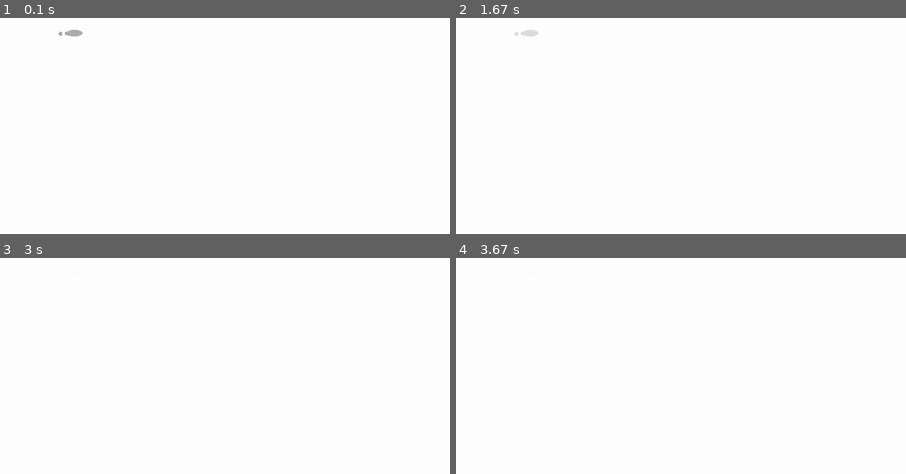
Above: before the commit, frames 1-4 (two rows, left to right).
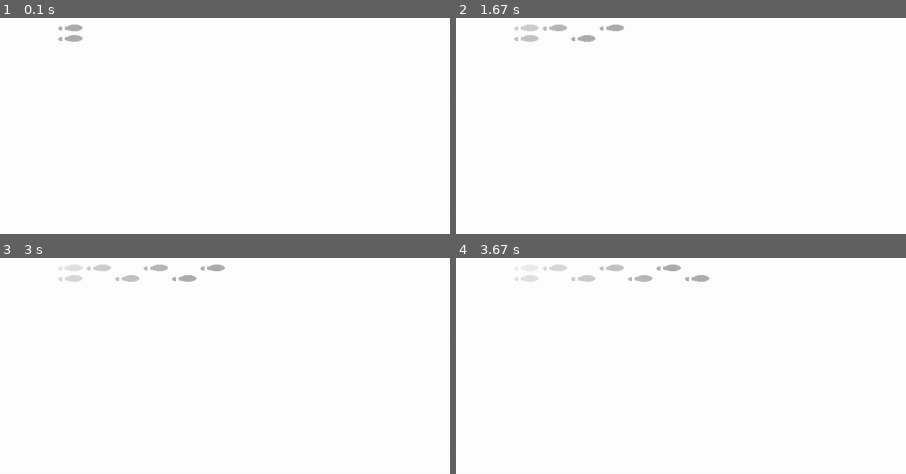
Above: after the commit, the same moments.

Repository: RumbosN/IA_Videojuegos
Game: pygame game, started from huella.py
Same seed, same stepped clock (60 frames per second), same inputs: the game is played once before the commit and once after it.
Inputs:
- Up to frame 1 (0.1 s): no input
- Up to frame 2 (1.67 s): hold Right 0.33-0.8 s; hold Right 0.83-1.3 s; hold Right from 1.33 s (still down)
- Up to frame 3 (3 s): release Right at 1.97 s; hold Right 2-2.47 s; hold Right 2.5-2.97 s
- Up to frame 4 (3.67 s): hold Right 3-3.63 s
The pictures show only the part of the screen within x 0-50%, y 0-50%; the shares and areas given below are measured in that part.
In our replay, the window is 900x473 before the commit and 900x483 after it. These sizes can differ from the game's own. Grey fills any space a smaller window leaves; there, only what the larger window draws over its background counts as a difference.

The runs differ from the first frame. In frame 1, 0.3% of the frame differs, in the area x 12-19%, y 2-12%; in frame 2, 0.6%; in frame 3, 0.8%, in the area x 12-50%, y 2-12%; in frame 4, 0.8%.

Commit message:
se mueve para la derecha

Diff:
--- a/huella.py
+++ b/huella.py
@@ -1,12 +1,13 @@
 import pygame, sys
 from pygame.locals import *
+from math import ceil
 
 def porCiento(valor, porcentaje):
 	return valor*porcentaje//100
 
 class Huella(pygame.sprite.Sprite):
 
-	def __init__(self, px, py, inicio, alpha = 255):
+	def __init__(self, px, py, alpha = 255):
 		pygame.sprite.Sprite.__init__(self)
 		# Ancho y Largo del elipse
 		self.largo = 25
@@ -22,17 +23,14 @@
 		self.px = px
 		self.py = py
 
-		self.time = inicio # Cambiar el Alpha de la huella
-
 		# Para que se pueda poner transparente, se pinta sobre una superficie
 		self.alpha_surface =  pygame.Surface((self.largo+porCiento(self.largo,40)+5, self.ancho), pygame.SRCALPHA, 32)  # the size of your rect
 		self.alpha_surface.set_alpha(128)
 
 
-	def mostrar(self, surface):
+	def mostrar(self, surface) :
 		#### Suela ####
 		# Datos Trapecio
-		ROJO = 0xF01818
 		sx1 = sx4 = (self.px-self.pos_ini_x) - porCiento(self.largo,10)
 		sx2 = sx3 = (self.px-self.pos_ini_x) + porCiento(self.largo,50)
 		sy2 = (self.py-self.pos_ini_y) - self.ancho//2
@@ -58,31 +56,117 @@
 		pygame.draw.rect(self.alpha_surface, self.color, t_rect)
 		surface.blit(self.alpha_surface,(self.pos_ini_x,self.pos_ini_y))
 
-	def update_color(self, seg):
-		diferencia = seg - self.time
-		escala = 50
-		if diferencia > 0:
-			self.time = seg
-			if self.color.a - escala > 0:
-				self.color.a -= escala
+	def update_color(self):
+		escala = 33
+		if self.color.a - escala > 0:
+			self.color.a -= escala
+			return 0
+		else:
+			return 1
+
+class Personaje(pygame.sprite.Sprite):
+	def __init__(self,surface, px=100, py=100, orientation = 0):
+		pygame.sprite.Sprite.__init__(self)
+		self.position = [px,py]
+		self.orientation = orientation
+		self.pie_izq = True
+		self.velocidad = 30
+		self.huellas = []
+		self.dif_pie = 8
+		self.ventana = surface
+		self.espera = 1
+		self.seg_pie = [2,False]
+		self.quieto = [True														# estoy quieto
+									,pygame.time.get_ticks()//500		# el ultimo segundo en el que me movi
+									,pygame.time.get_ticks()//500] 	# ultimo seg en que se borro una huella
+		h_der = Huella(self.position[0], self.position[1] + self.dif_pie)
+		h_izq = Huella(self.position[0], self.position[1] - self.dif_pie)
+		for h in [h_izq,h_der]:
+			self.huellas += [h]
+			h.mostrar(surface)
+
+	def update(self):
+		tiempo = pygame.time.get_ticks()//500
+		actualizar = 	self.quieto[0] and (tiempo - self.quieto[2] > ceil(self.espera*1.0/3))
+		quitados = 0
+		for i in range(len(self.huellas)):
+			invisible = 0
+			if actualizar:
+				if i-quitados < len(self.huellas) - 2:
+					invisible = self.huellas[i-quitados].update_color()
+					self.quieto[2] = tiempo
+			if invisible:
+				self.huellas.pop(i-quitados)
+				quitados += 1
+			else:
+				self.huellas[i-quitados].mostrar(self.ventana)
+
+	def move_derecha(self, parado = False):
+		if not parado:
+			self.position[0] += 43
+			self.quieto[1] = pygame.time.get_ticks()//500
+			self.quieto[0] = False
+			self.seg_pie[1] = False
+		else:
+			self.seg_pie[1] = True
+
+		self.quieto[2] = pygame.time.get_ticks()//500
+
+		if self.pie_izq :
+			dif = -1*self.dif_pie
+			self.pie_izq = False
+		else:
+			dif = self.dif_pie
+			self.pie_izq = True
+
+		huella = Huella(self.position[0], self.position[1] + dif)
+
+		longitud = len(self.huellas)
+		quitados = 0
+		for i in range(longitud):
+			if i-quitados != longitud - 1:
+				invisible = self.huellas[i-quitados].update_color()
+				if invisible:
+					self.huellas.pop(i-quitados)
+					quitados += 1
+
+		self.huellas += [huella]
+
+
+
 
 
 
 pygame.init()
 
-ancho, alto = 1360,715
+ancho, alto = 1360,730
 ventana = pygame.display.set_mode((ancho,alto))
+ventana.fill(0xFFFFFF)
 pygame.display.set_caption("Prueba")
-huella = Huella(100,100,pygame.time.get_ticks()//500)
+p1 = Personaje(ventana,100,100)
+
+# huella = Huella(100,100)
 
 while True:
+	ventana.fill(0xFFFFFF)
+
 	for event in pygame.event.get():
 		if event.type == QUIT:
 			pygame.quit()
 			sys.exit()
+		elif event.type == pygame.KEYDOWN:
+			if event.key == K_RIGHT:
+				p1.move_derecha()
+	else:
+		if not p1.quieto[0] and (pygame.time.get_ticks()//500 - p1.quieto[1] > p1.espera):
+			p1.quieto[0] = True
 
-	ventana.fill(0xFFFFFF)
-	huella.update_color(pygame.time.get_ticks()//500)
-	huella.mostrar(ventana)
+		elif not p1.seg_pie[1] and pygame.time.get_ticks()//500 - p1.quieto[1] > p1.seg_pie[0]:
+			p1.move_derecha(True)
+
+
+	p1.update()
+	# huella.update_color()
+	# huella.mostrar(ventana)
 	#print pygame.mouse.get_pos()
 	pygame.display.update()
